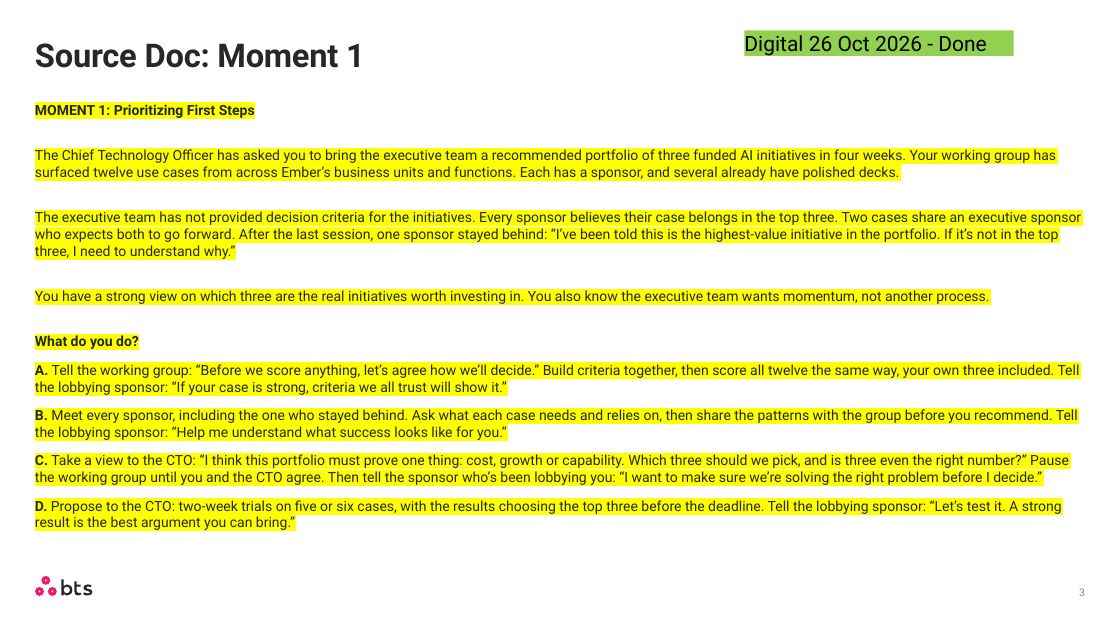
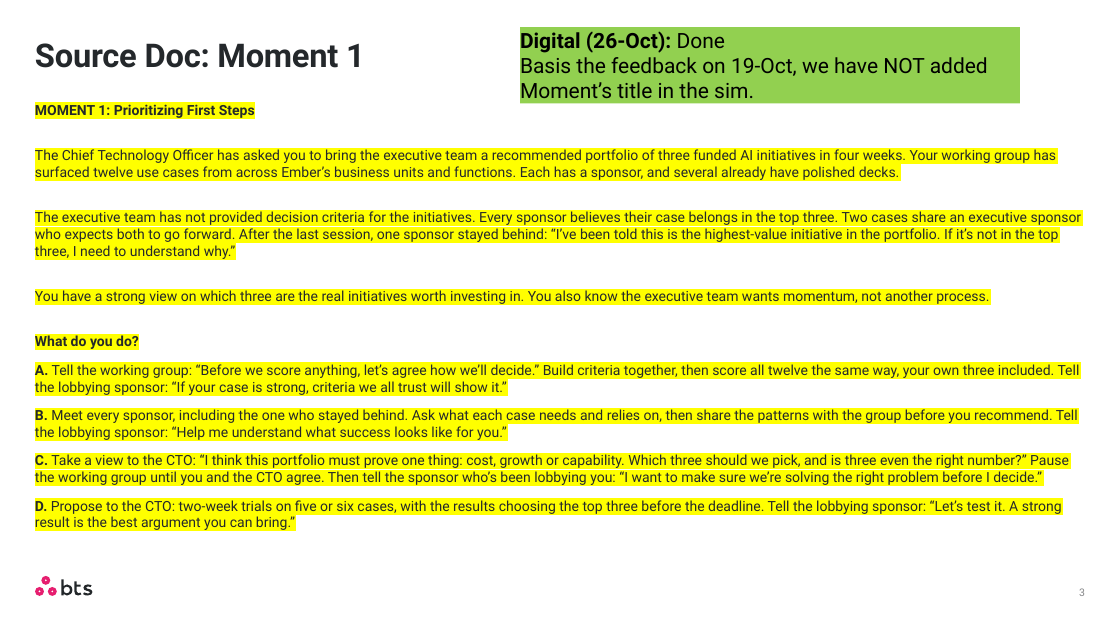
Before and after one commit to BTS-USA/BTS_BD_Marketing_MBS, a slide deck: slide 3 of _dev/Feedback/Consultant/23-Oct/10_23_2026_Update_For_Digital_Simulation.pptx. Drawn at 1120x630 pixels with LibreOffice and Linux fonts; fonts in the diff are those of the drawing. Boxes give left, top, right and bottom in pixels: in the first picture for what was removed or moved away, otherwise in the second. Text is boxed around its words. In the diff, an @@ line names an element or a change of style, - is before the commit and + after.

```diff
--- a/_dev/Feedback/Consultant/23-Oct/10_23_2026_Update_For_Digital_Simulation.pptx
+++ b/_dev/Feedback/Consultant/23-Oct/10_23_2026_Update_For_Digital_Simulation.pptx
@@ rectangle added at (520, 27, 1020, 103), fill #92D050, 18 pt, text #000000 @@
+Digital (26-Oct): Done
+Basis the feedback on 19-Oct, we have NOT added Moment’s title in the sim.
@@ rectangle removed at (744, 30, 1014, 55) @@
-Digital 26 Oct 2026 - Done
```
Also in this commit, not shown: 6 other slides changed.
